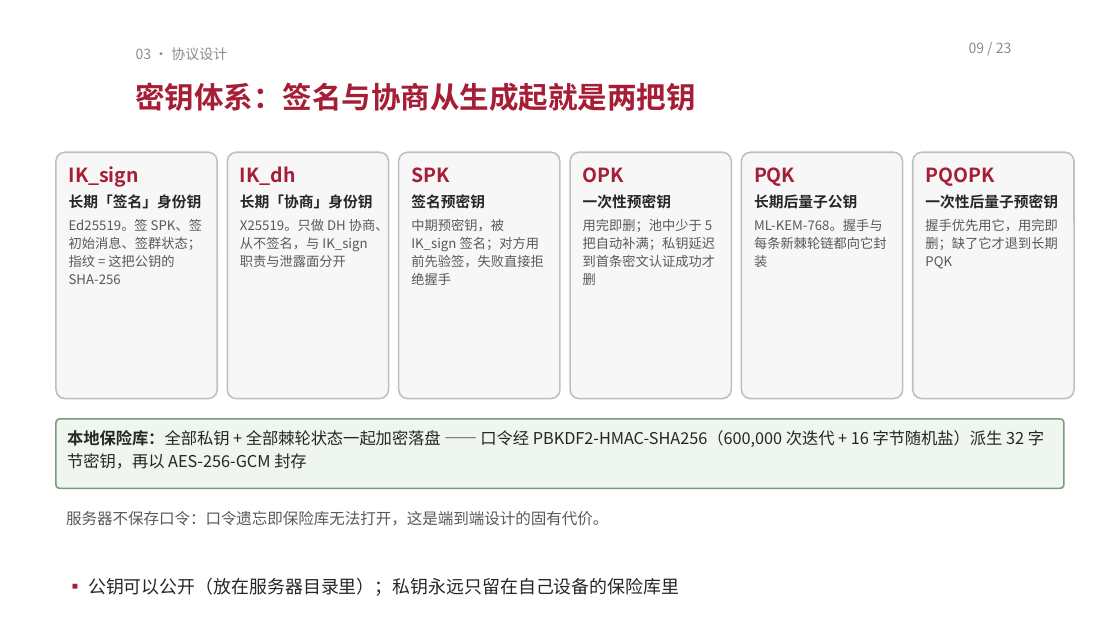
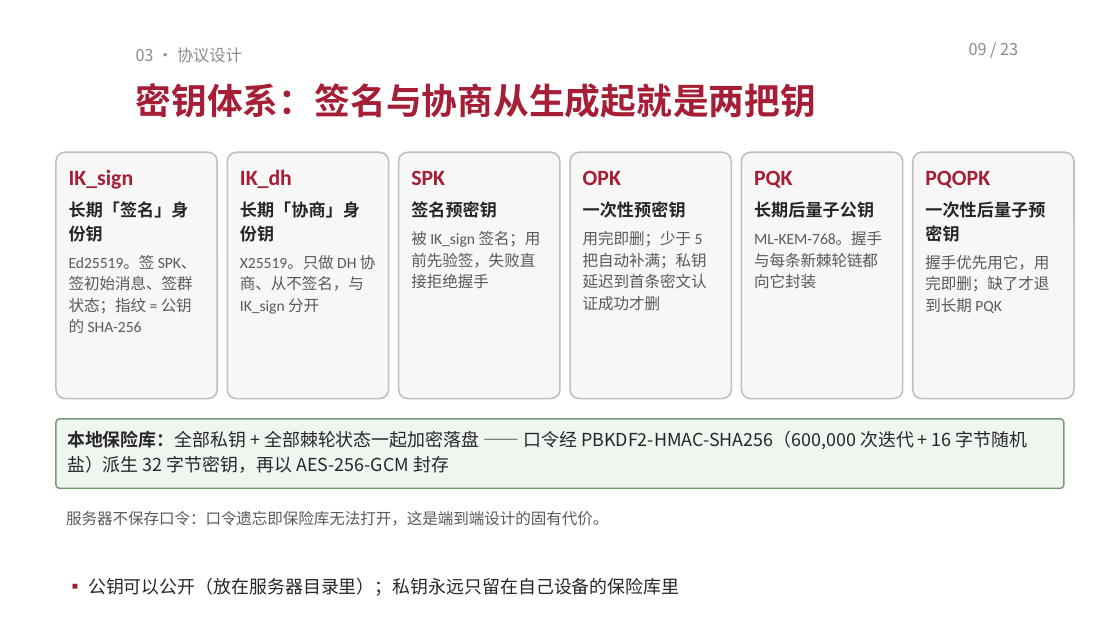
Before and after one commit to TomHaoZi/ECNUchat, a slide deck: slide 9 of 中期汇报/ECNUchat-中期汇报.pptx. Drawn at 1120x635 pixels with LibreOffice and Linux fonts; fonts in the diff are those of the drawing. Boxes give left, top, right and bottom in pixels: in the first picture for what was removed or moved away, otherwise in the second. Text is boxed around its words. In the diff, an @@ line names an element or a change of style, - is before the commit and + after.

Commit message:
PPT 简约大字版：全文精简（每页只留要点）、字号整体放大、标题单行化，图解保留原生形状；速记卡与 README 同步为 23 页，预览 PDF 重新生成

```diff
--- a/中期汇报/ECNUchat-中期汇报.pptx
+++ b/中期汇报/ECNUchat-中期汇报.pptx
@@ text "03 · 协议设计" at [136, 47, 242, 62]: size 9 to 10.5 pt @@
@@ text "09 / 23" at [969, 43, 1018, 55]: size 9 to 10.5 pt @@
@@ text "密钥体系：签名与协商从生成起就是两把钥" at [136, 83, 817, 118]: size 19 to 23 pt @@
@@ text in rounded rectangle at [69, 169, 189, 242]: size 12.5 to 14 pt in "IK_sign"; font Noto Sans CJK SC to Calibri in "IK_sign", "长期「签名」身份钥"; size 9.5 to 11 pt in "长期「签名」身份钥"; line spacing 1.12 to 1.15; more space between paragraphs @@
@@ text in rounded rectangle at [240, 169, 360, 242]: size 12.5 to 14 pt in "IK_dh"; font Noto Sans CJK SC to Calibri in "IK_dh", "长期「协商」身份钥"; size 9.5 to 11 pt in "长期「协商」身份钥"; line spacing 1.12 to 1.15; more space between paragraphs @@
@@ text in rounded rectangle at [411, 170, 497, 218]: size 12.5 to 14 pt in "SPK"; font Noto Sans CJK SC to Calibri in "SPK", "签名预密钥"; size 9.5 to 11 pt in "签名预密钥"; line spacing 1.12 to 1.15; more space between paragraphs @@
@@ text in rounded rectangle at [583, 170, 686, 218]: size 12.5 to 14 pt in "OPK"; font Noto Sans CJK SC to Calibri in "OPK", "一次性预密钥"; size 9.5 to 11 pt in "一次性预密钥"; line spacing 1.12 to 1.15; more space between paragraphs @@
@@ rounded rectangle "PQK" at [741, 152, 903, 399]: size 12.5 to 14 pt in "PQK"; font Noto Sans CJK SC to Calibri; size 9.5 to 11 pt in "长期后量子公钥"; size 8.5 to 10 pt in "ML-KEM-768。握手与每条新棘轮链都向它封装"; line spacing 1.12 to 1.15; more space between paragraphs @@
@@ text in rounded rectangle at [925, 170, 1045, 242]: size 12.5 to 14 pt in "PQOPK"; font Noto Sans CJK SC to Calibri in "PQOPK", "一次性后量子预密钥"; size 9.5 to 11 pt in "一次性后量子预密钥"; line spacing 1.12 to 1.15; more space between paragraphs @@
@@ text in rounded rectangle at [411, 231, 541, 288]: text changed; size 8.5 to 10 pt; font Noto Sans CJK SC to Calibri @@
-中期预密钥，被 IK_sign 签名；对方用前先验签，失败直接拒绝握手
+被 IK_sign 签名；用前先验签，失败直接拒绝握手
@@ text in rounded rectangle at [583, 231, 707, 310]: text changed; size 8.5 to 10 pt; font Noto Sans CJK SC to Calibri @@
-用完即删；池中少于 5 把自动补满；私钥延迟到首条密文认证成功才删
+用完即删；少于 5 把自动补满；私钥延迟到首条密文认证成功才删
@@ text in rounded rectangle at [69, 255, 197, 333]: text changed; size 8.5 to 10 pt; font Noto Sans CJK SC to Calibri @@
-Ed25519。签 SPK、签初始消息、签群状态；指纹 = 这把公钥的 SHA-256
+Ed25519。签 SPK、签初始消息、签群状态；指纹 = 公钥的 SHA-256
@@ text in rounded rectangle at [240, 255, 376, 314]: text changed; size 8.5 to 10 pt; font Noto Sans CJK SC to Calibri @@
-X25519。只做 DH 协商、从不签名，与 IK_sign 职责与泄露面分开
+X25519。只做 DH 协商、从不签名，与 IK_sign 分开
@@ text in rounded rectangle at [925, 255, 1049, 313]: text changed; size 8.5 to 10 pt; font Noto Sans CJK SC to Calibri @@
-握手优先用它，用完即删；缺了它才退到长期 PQK
+握手优先用它，用完即删；缺了才退到长期 PQK
@@ rounded rectangle "本地保险库：全部私钥 + 全部棘轮状态一起加密落盘 —— 口令经 ..." at [56, 419, 1064, 488]: size 10.5 to 11.5 pt @@
```
Also in this commit, not shown: 20 other slides changed, 4 other files.
